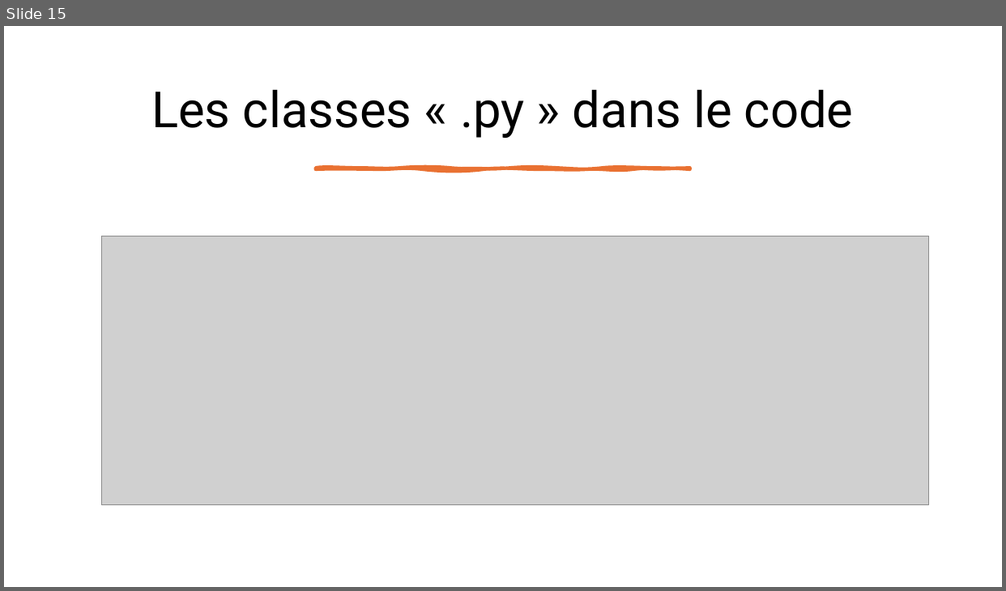
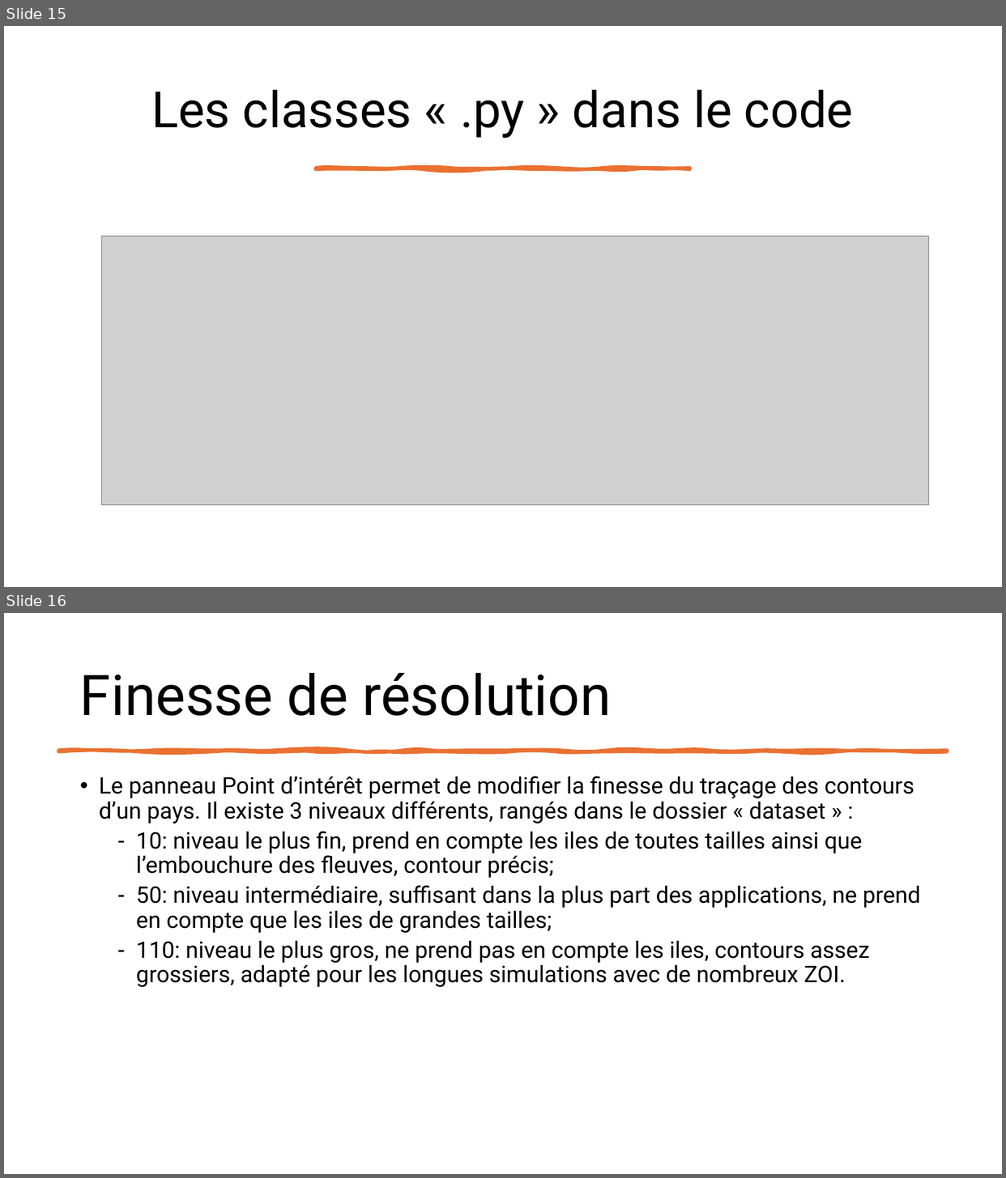
Before and after one commit to leoid3/EO_Tools, a slide deck: User guide.pptx. Shown one above the other, each under a label of ours: slide 15 before the commit, slides 15 and 16 after it. The pictures are 1006x591 and 1006x1178 pixels, drawn with LibreOffice and Linux fonts; fonts in the diff are those of the drawing; grey boxes stand for pictures. Boxes give left, top, right and bottom in pixels: in the first picture for what was removed or moved away, otherwise in the second. Text is boxed around its words. In the diff, an @@ line names an element or a change of style, - is before the commit and + after.

```diff
--- a/User guide.pptx
+++ b/User guide.pptx
@@ slide 16 added at (4,613,1002,1174), background #FFFFFF @@
@@ title added at (80,673,611,716), 54 pt, text #000000 @@
+Finesse de résolution
@@ freeform shape added at (58,750,948,752), fill #E97132, outline #E97132 3.25 pt @@
@@ text added at (99,776,920,987), 22 pt, text #000000 @@
+• Le panneau Point d’intérêt permet de modifier la finesse du traçage des contours d’un pays. Il existe 3 niveaux différents, rangés dans le dossier « dataset » :
+  – 10: niveau le plus fin, prend en compte les iles de toutes tailles ainsi que l’embouchure des fleuves, contour précis;
+  – 50: niveau intermédiaire, suffisant dans la plus part des applications, ne prend en compte que les iles de grandes tailles;
+  – 110: niveau le plus gros, ne prend pas en compte les iles, contours assez grossiers, adapté pour les longues simulations avec de nombreux ZOI.
```
Also in this commit, not shown: 5 slides changed, 2 other slides added, 1 slide removed, 20 other files.
